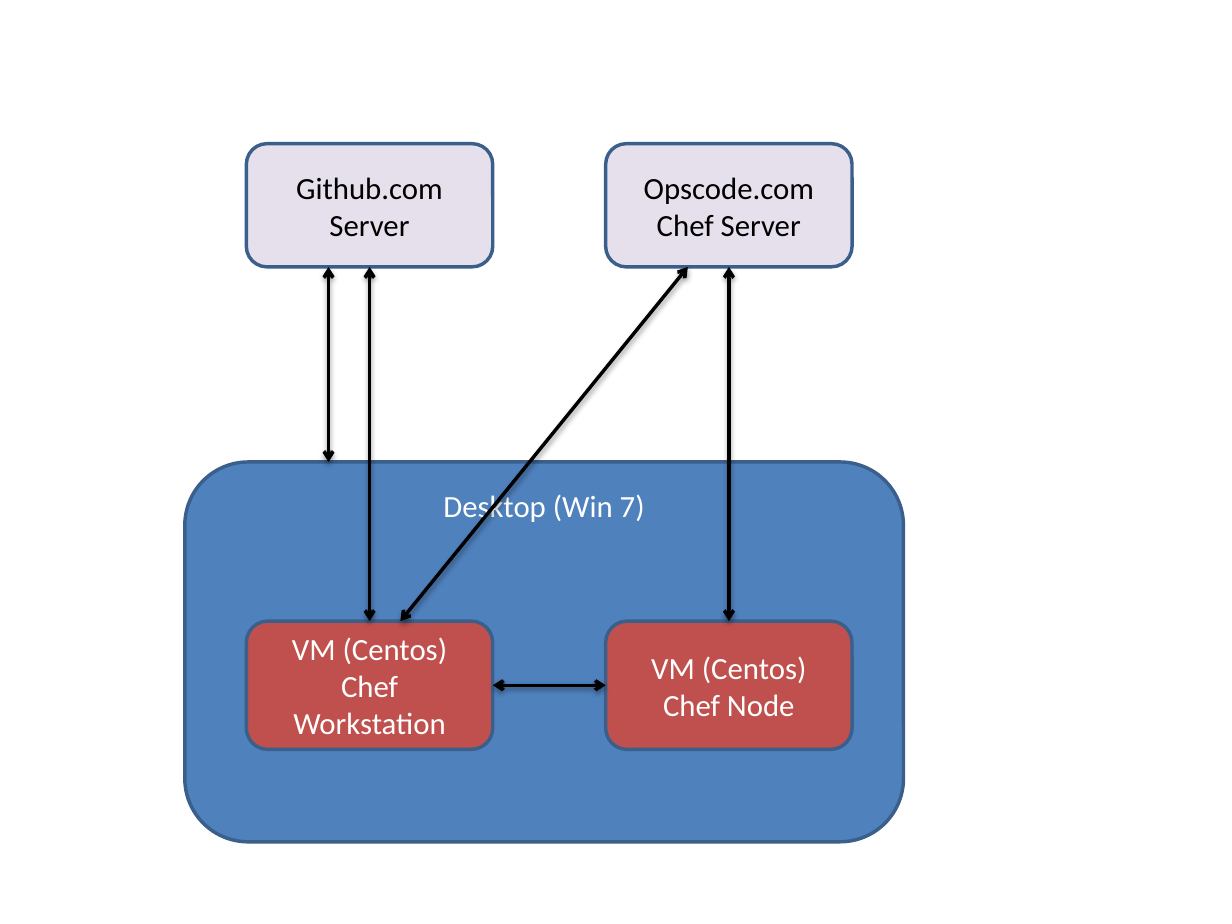
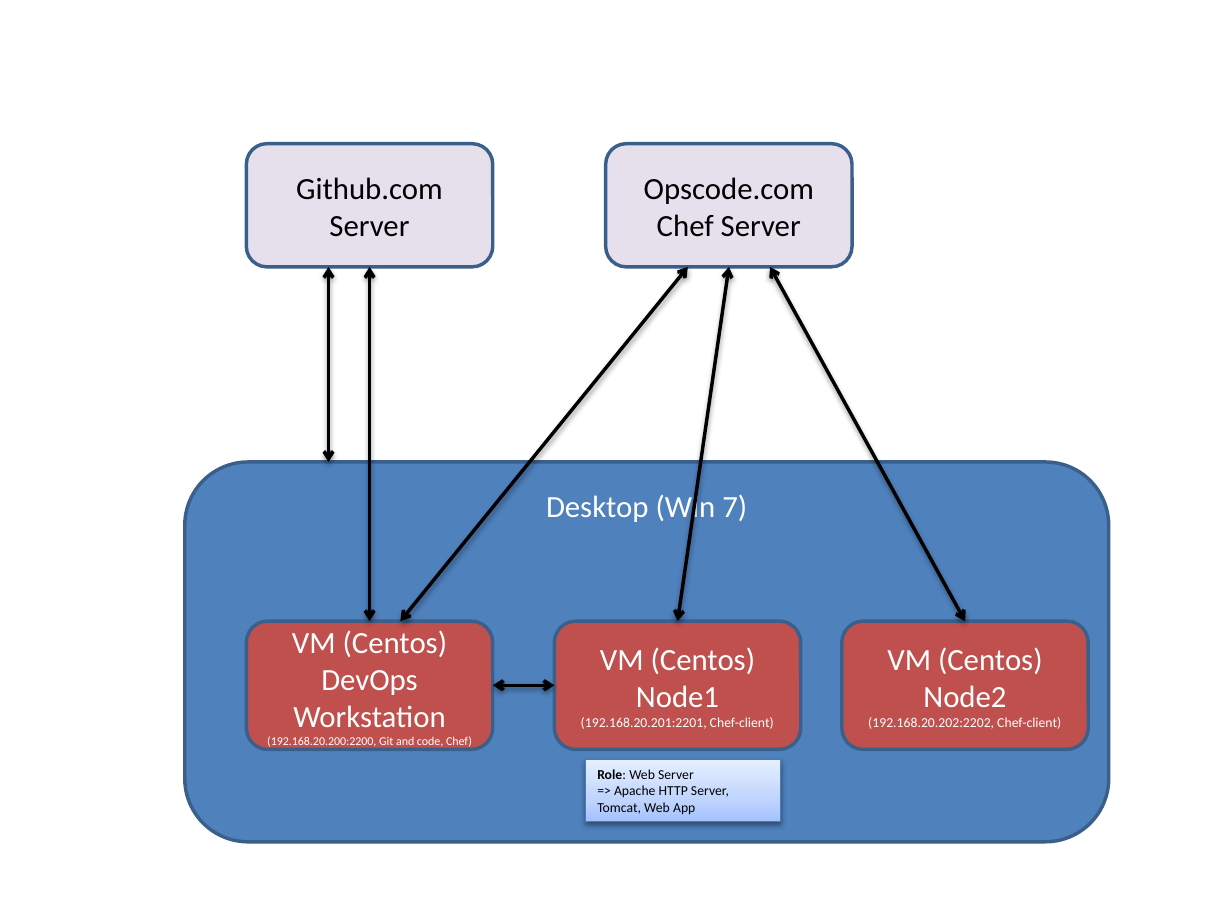
Before and after one commit to gsvicky/DevOps, a slide deck: slide 1 of DevOps Architecture.pptx. Drawn at 1232x924 pixels with LibreOffice and Linux fonts; fonts in the diff are those of the drawing. Boxes give left, top, right and bottom in pixels: in the first picture for what was removed or moved away, otherwise in the second. Text is boxed around its words. In the diff, an @@ line names an element or a change of style, - is before the commit and + after.

```diff
--- a/DevOps Architecture.pptx
+++ b/DevOps Architecture.pptx
@@ double arrow moved from (729, 267) - (729, 621) to (729, 267) - (678, 621) @@
@@ double arrow added from (965, 621) to (770, 267), #000000 2 pt @@
@@ rounded rectangle "Desktop (Win 7)": place and size @@
-rounded rectangle "Desktop (Win 7)" at [185,462,903,841]
+rounded rectangle "Desktop (Win 7)" at [185,462,1109,841]
@@ rounded rectangle "VM (Centos)": place and size @@
-rounded rectangle "VM (Centos)" at [606,621,853,749]
+rounded rectangle "VM (Centos)" at [554,621,801,749]
@@ rounded rectangle added at [841,621,1088,749], fill #C0504D, outline #3A5F8C 2 pt, 8 pt, text #FFFFFF @@
+VM (Centos)
+Node2
+(192.168.20.202:2202, Chef-client)
@@ text in rounded rectangle at [267,670,472,749]: text changed; size 18 to 7 pt @@
-Chef Workstation
+DevOps Workstation
+(192.168.20.200:2200, Git and code, Chef)
@@ double arrow moved from (493, 685) - (606, 685) to (493, 685) - (554, 685) @@
@@ text in rounded rectangle at [581,685,774,729]: text changed; size 18 to 8 pt @@
-Chef Node
+Node1
+(192.168.20.201:2201, Chef-client)
@@ rectangle added at [585,760,780,822], fill gradient #A4C4FF to #BFD4FF to #E6EEFF, outline #4B7EBC 0.75 pt, 8 pt, text #000000 @@
+Role: Web Server
+=> Apache HTTP Server, Tomcat, Web App
```
Also in this commit, not shown: 9 other files.
